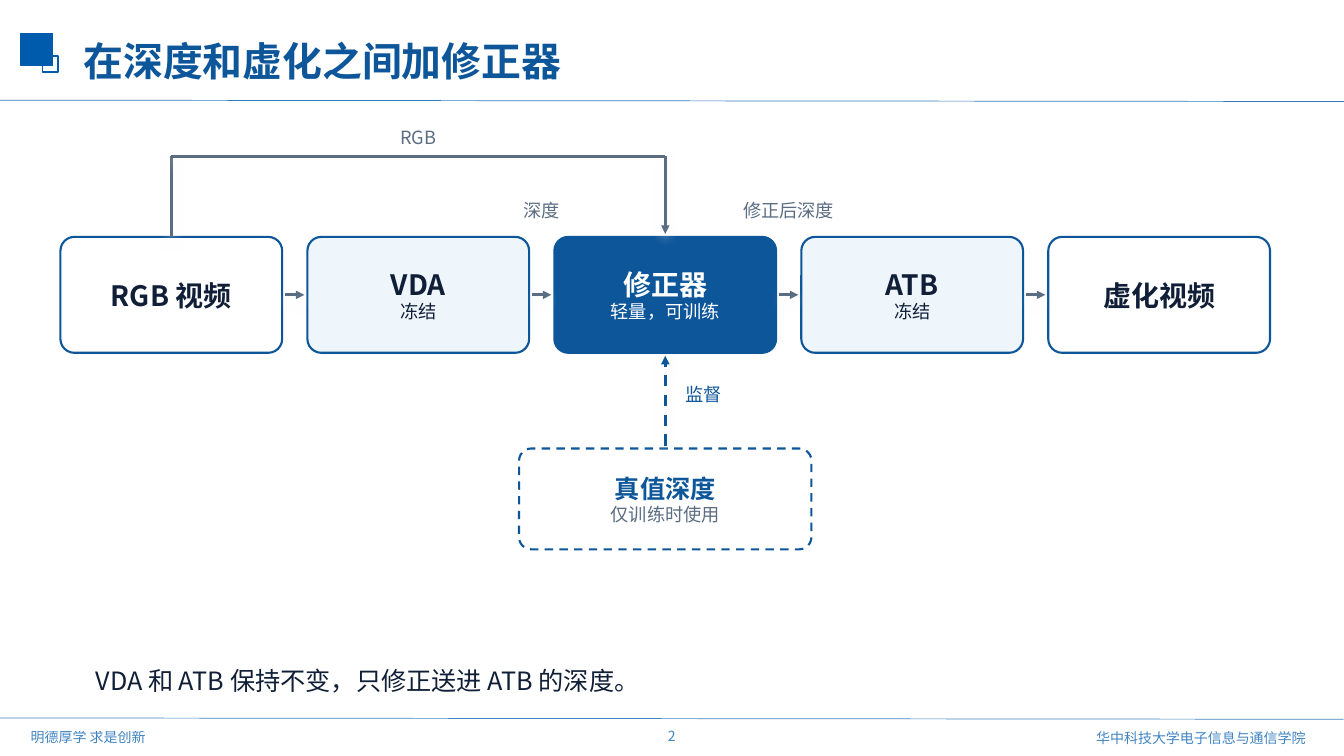
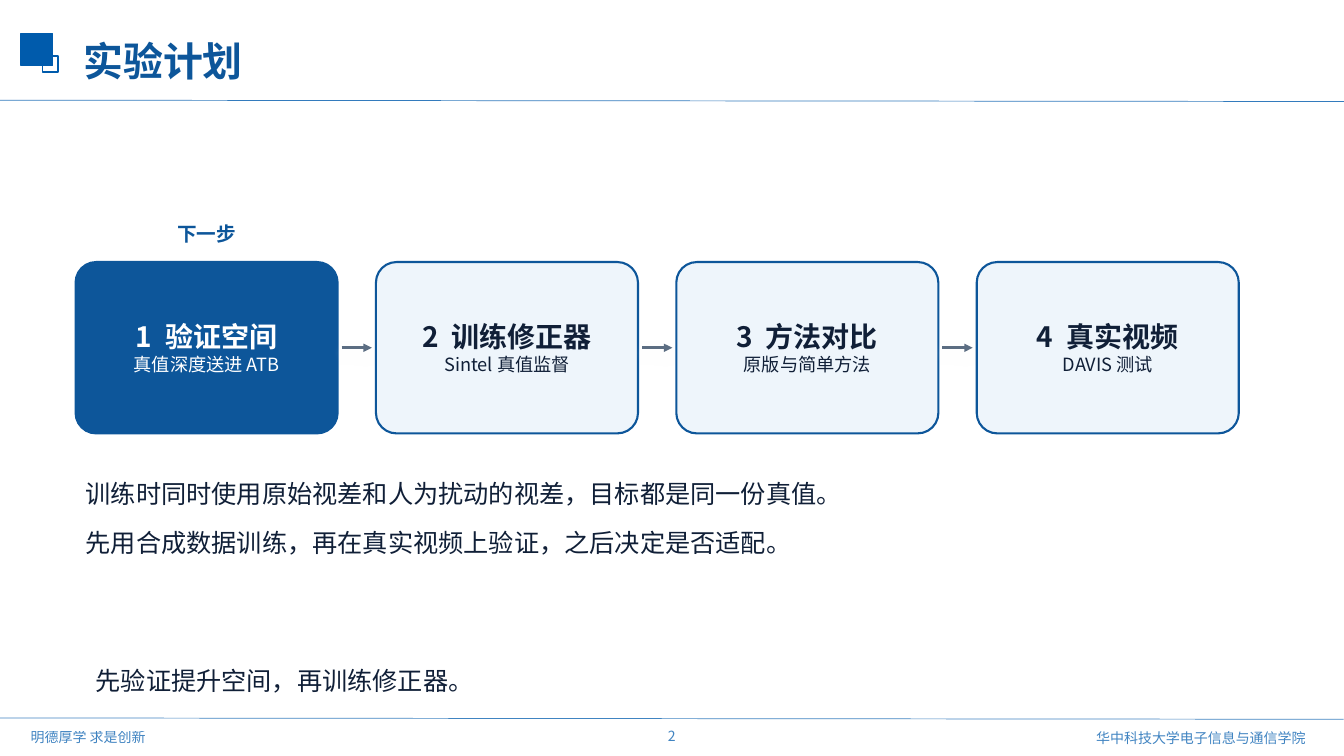
Before and after one commit to mengmcy1/OPPO-depth-guided-video-bokeh, a slide deck: slide 2 of 汇报/2026-10-23_ATB进展与FlashReFocus/FlashReFocus_论文介绍_1023.pptx. Drawn at 1344x756 pixels with LibreOffice and Linux fonts; fonts in the diff are those of the drawing; background and template pictures are left out. Boxes give left, top, right and bottom in pixels: in the first picture for what was removed or moved away, otherwise in the second. Text is boxed around its words. In the diff, an @@ line names an element or a change of style, - is before the commit and + after.

```diff
--- a/汇报/2026-10-23_ATB进展与FlashReFocus/FlashReFocus_论文介绍_1023.pptx
+++ b/汇报/2026-10-23_ATB进展与FlashReFocus/FlashReFocus_论文介绍_1023.pptx
@@ text at (x1=83, y1=41, x2=242, y2=80): text changed @@
-在深度和虚化之间加修正器
+实验计划
@@ text removed at (x1=400, y1=130, x2=436, y2=144) @@
-RGB
@@ line removed from (171, 237) to (171, 156) @@
@@ line removed from (171, 156) to (665, 156) @@
@@ arrow removed from (665, 156) to (665, 234) @@
@@ text removed at (x1=524, y1=201, x2=560, y2=219) @@
-深度
@@ text removed at (x1=743, y1=201, x2=834, y2=219) @@
-修正后深度
@@ text added at (x1=177, y1=224, x2=236, y2=243), 14 pt, text #0D569A, bold @@
+下一步
@@ rounded rectangle removed at (x1=308, y1=237, x2=529, y2=353) @@
-VDA
-冻结
@@ rounded rectangle removed at (x1=802, y1=237, x2=1023, y2=353) @@
-ATB
-冻结
@@ rounded rectangle removed at (x1=1049, y1=237, x2=1270, y2=353) @@
-虚化视频
@@ rounded rectangle "1 验证空间" resized from (x1=60, y1=237, x2=282, y2=353) to (x1=76, y1=262, x2=338, y2=434) @@
@@ rounded rectangle "1 验证空间" at (x1=76, y1=262, x2=338, y2=434): fill #FFFFFF to #0D569A @@
@@ rounded rectangle "2 训练修正器" resized from (x1=555, y1=237, x2=776, y2=353) to (x1=376, y1=262, x2=638, y2=434) @@
@@ rounded rectangle "2 训练修正器" at (x1=376, y1=262, x2=638, y2=434): fill #0D569A to #EEF5FB @@
@@ rounded rectangle added at (x1=677, y1=262, x2=939, y2=434), fill #EEF5FB, outline #0D569A 1.5 pt, 13 pt, text #101F37 @@
+3 方法对比
+原版与简单方法
@@ rounded rectangle added at (x1=977, y1=262, x2=1239, y2=434), fill #EEF5FB, outline #0D569A 1.5 pt, 13 pt, text #101F37 @@
+4 真实视频
+DAVIS 测试
@@ arrow removed from (779, 294) to (799, 294) @@
@@ arrow removed from (1026, 294) to (1046, 294) @@
@@ text in rounded rectangle at (x1=134, y1=323, x2=280, y2=373): text changed; size 20 to 13 pt; text colour #101F37 to #FFFFFF; bold off @@
-RGB 视频
+1 验证空间
+真值深度送进 ATB
@@ text in rounded rectangle at (x1=422, y1=323, x2=591, y2=373): text changed; text colour #FFFFFF to #101F37 @@
-修正器
-轻量，可训练
+2 训练修正器
+Sintel 真值监督
@@ arrow added from (342, 348) to (372, 348), #5B6D82 2 pt @@
@@ arrow moved from (532, 294) - (552, 294) to (642, 348) - (673, 348) @@
@@ arrow removed from (665, 446) to (665, 356) @@
@@ arrow moved from (285, 294) - (304, 294) to (943, 348) - (973, 348) @@
@@ text removed at (x1=685, y1=385, x2=721, y2=403) @@
-监督
@@ rounded rectangle removed at (x1=519, y1=449, x2=812, y2=549) @@
-真值深度
-仅训练时使用
@@ text added at (x1=86, y1=481, x2=842, y2=506), 18 pt, text #101F37 @@
+训练时同时使用原始视差和人为扰动的视差，目标都是同一份真值。
@@ text added at (x1=86, y1=530, x2=792, y2=555), 18 pt, text #101F37 @@
+先用合成数据训练，再在真实视频上验证，之后决定是否适配。
@@ text at (x1=96, y1=668, x2=474, y2=693): text changed @@
-VDA 和 ATB 保持不变，只修正送进 ATB 的深度。
+先验证提升空间，再训练修正器。
```
Also in this commit, not shown: 2 other files.
